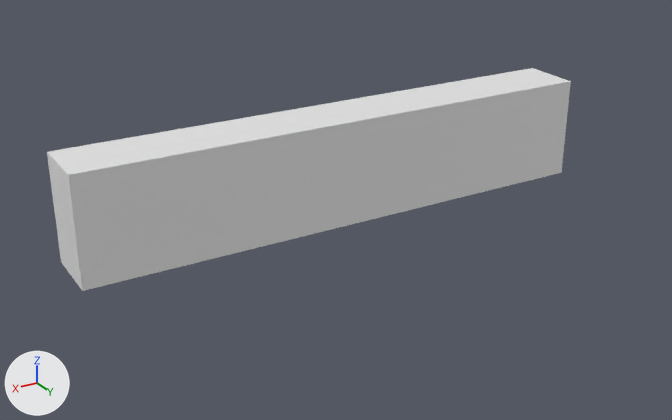
Two versions of the OBJ model assets/urdf/fabrica/beam/2/coacd/decomp_5.obj, one commit apart.
One viewpoint serves both versions: a 50 mm lens placed at (0.0346, 0.0354, 0.0159), pointed at (0.014, 0.0012, -0.0012). The axes (+X, +Y, +Z) are drawn at lower left. The lights are the same throughout. The older version comes first. Where no turn or scale is listed for an object, it has been applied to the vertices.

In view in the first picture: 'decomp_5'.
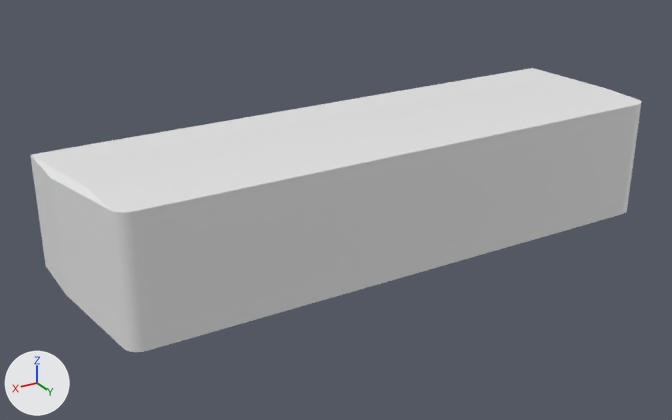
Boxes [x1, y1, x2, y2] around the edits, measured in the pictures (672 x 420 px):
'decomp_5', reshaped (16% wider, 27% taller)
    before: [47, 68, 571, 291]
    after: [31, 68, 641, 352]

What the commit changed:
me_decomp_5 is used by ob_decomp_5; location (0.0, 0.0, 0.0).
me_decomp_5 had 13 vertices, 22 faces and spanned x -0.0013..0.0259, y -0.0029..0.0003, z -0.0026..0.0026.
me_decomp_5 now has 80 vertices, 156 faces and spans x -0.0013..0.0266, y -0.0029..0.0058, z -0.0029..0.0029.
Part 1, on me_decomp_5:
9 vertices are removed from x -0.0011..0.0259, y -0.0029..0.0003, z -0.0026..0.0026.
22 faces are deleted.
45 vertices are added at x -0.0013..0.0266, y -0.0028..0.0058, z -0.0029..0.0029.
31 new vertices lie (0.0, 0.0, 0.0058) away from vertices in x -0.0009..0.0258, y 0.0051..0.0058, z -0.0029.
156 new faces join them.
